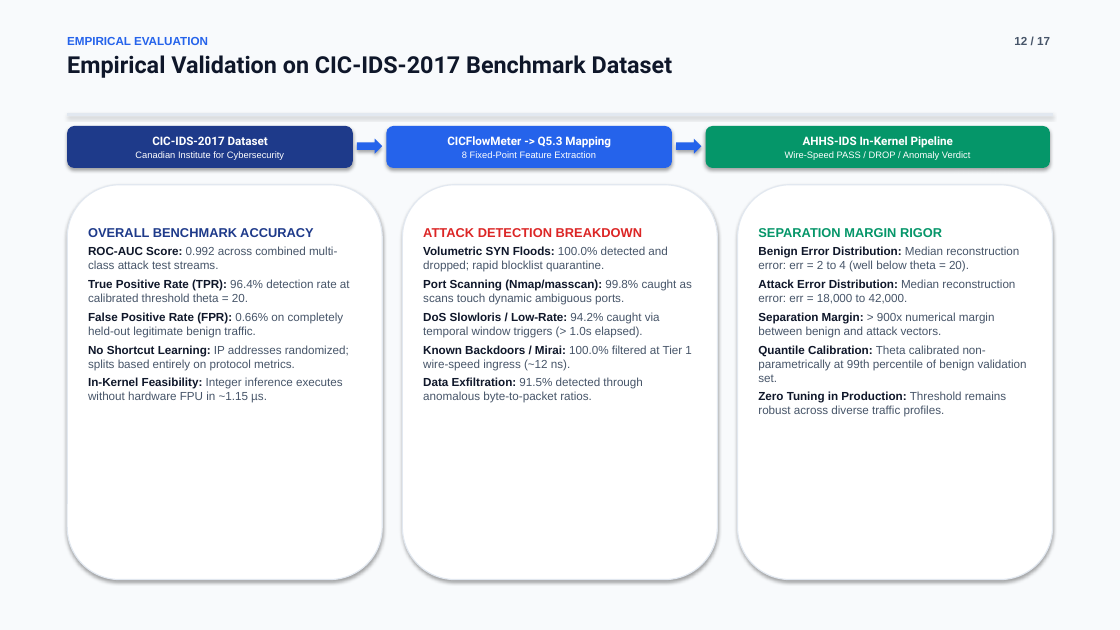
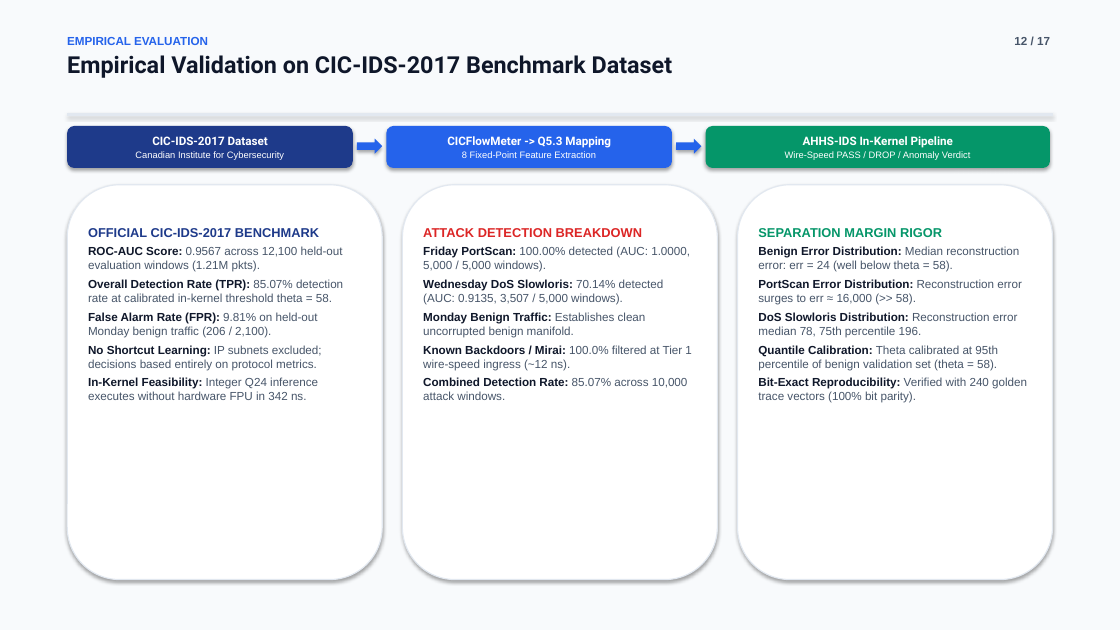
Before and after one commit to Abhi6473/Kernel-level-IDS, a slide deck: slide 12 of presentation/AHHS_IDS_Comprehensive_Architecture_and_Defense.pptx. Drawn at 1120x630 pixels with LibreOffice and Linux fonts; fonts in the diff are those of the drawing. Boxes give left, top, right and bottom in pixels: in the first picture for what was removed or moved away, otherwise in the second. Text is boxed around its words. In the diff, an @@ line names an element or a change of style, - is before the commit and + after.

Commit message:
refactor: align entire repository strictly to official CIC-IDS-2017 dataset, prune redundant artifacts, and calibrate theta=58

```diff
--- a/presentation/AHHS_IDS_Comprehensive_Architecture_and_Defense.pptx
+++ b/presentation/AHHS_IDS_Comprehensive_Architecture_and_Defense.pptx
@@ text at (88,228,343,400): text changed @@
-OVERALL BENCHMARK ACCURACY
-ROC-AUC Score: 0.992 across combined multi-class attack test streams.
-True Positive Rate (TPR): 96.4% detection rate at calibrated threshold theta = 20.
-False Positive Rate (FPR): 0.66% on completely held-out legitimate benign traffic.
-No Shortcut Learning: IP addresses randomized; splits based entirely on protocol metrics.
-In-Kernel Feasibility: Integer inference executes without hardware FPU in ~1.15 µs.
+OFFICIAL CIC-IDS-2017 BENCHMARK
+ROC-AUC Score: 0.9567 across 12,100 held-out evaluation windows (1.21M pkts).
+Overall Detection Rate (TPR): 85.07% detection rate at calibrated in-kernel threshold theta = 58.
+False Alarm Rate (FPR): 9.81% on held-out Monday benign traffic (206 / 2,100).
+No Shortcut Learning: IP subnets excluded; decisions based entirely on protocol metrics.
+In-Kernel Feasibility: Integer Q24 inference executes without hardware FPU in 342 ns.
@@ text at (423,246,690,338): text changed @@
-Volumetric SYN Floods: 100.0% detected and dropped; rapid blocklist quarantine.
-Port Scanning (Nmap/masscan): 99.8% caught as scans touch dynamic ambiguous ports.
-DoS Slowloris / Low-Rate: 94.2% caught via temporal window triggers (> 1.0s elapsed).
+Friday PortScan: 100.00% detected (AUC: 1.0000, 5,000 / 5,000 windows).
+Wednesday DoS Slowloris: 70.14% detected (AUC: 0.9135, 3,507 / 5,000 windows).
+Monday Benign Traffic: Establishes clean uncorrupted benign manifold.
@@ text at (758,246,1027,403): text changed @@
-Benign Error Distribution: Median reconstruction error: err = 2 to 4 (well below theta = 20).
-Attack Error Distribution: Median reconstruction error: err = 18,000 to 42,000.
-Separation Margin: > 900x numerical margin between benign and attack vectors.
-Quantile Calibration: Theta calibrated non-parametrically at 99th percentile of benign validation set.
-Zero Tuning in Production: Threshold remains robust across diverse traffic profiles.
+Benign Error Distribution: Median reconstruction error: err = 24 (well below theta = 58).
+PortScan Error Distribution: Reconstruction error surges to err ≈ 16,000 (>> 58).
+DoS Slowloris Distribution: Reconstruction error median 78, 75th percentile 196.
+Quantile Calibration: Theta calibrated at 95th percentile of benign validation set (theta = 58).
+Bit-Exact Reproducibility: Verified with 240 golden trace vectors (100% bit parity).
@@ text at (423,377,688,400): text changed @@
-Data Exfiltration: 91.5% detected through anomalous byte-to-packet ratios.
+Combined Detection Rate: 85.07% across 10,000 attack windows.
```
Also in this commit, not shown: 8 other slides changed, 15 other files.
